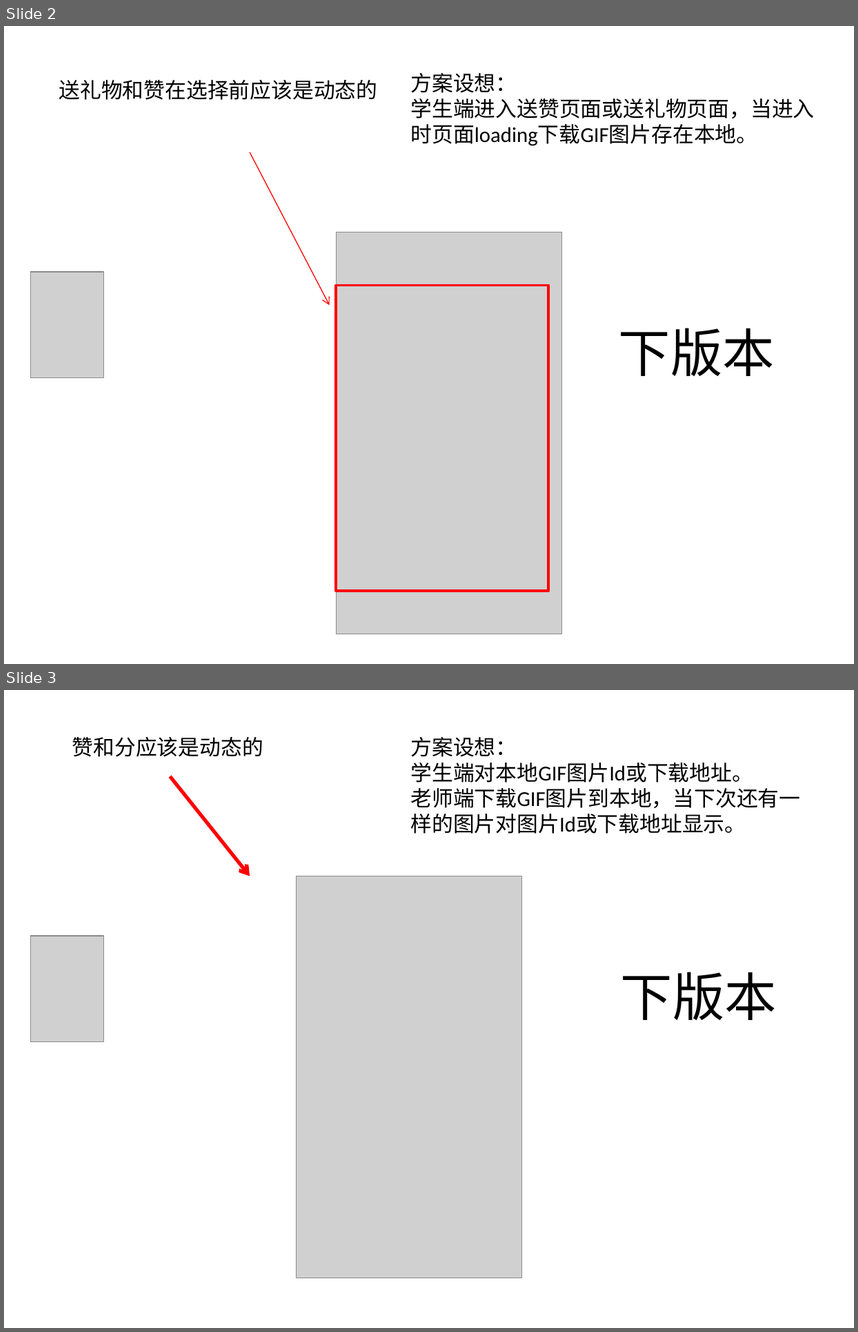
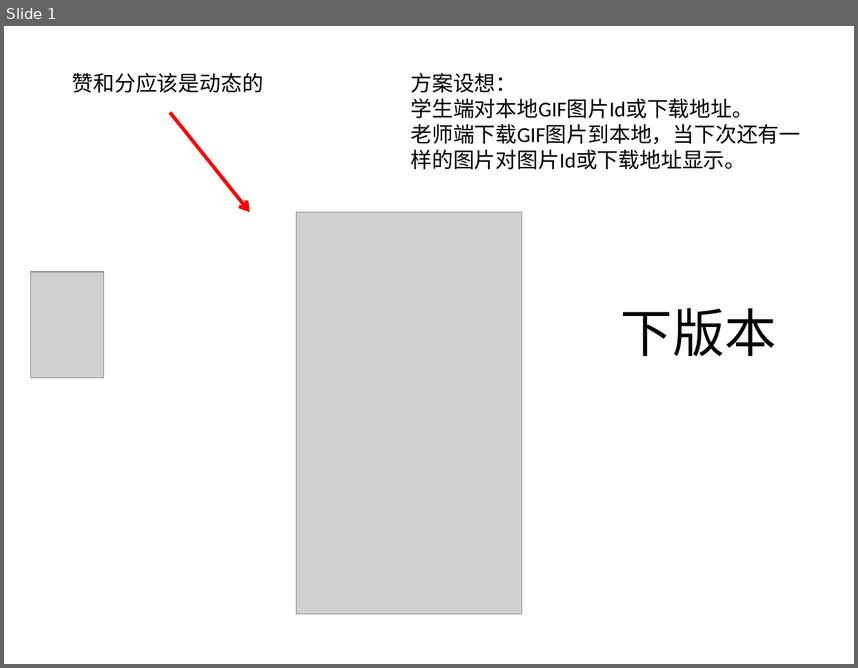
Before and after one commit to Nodeer/shike_new, a slide deck: Shike/doc/2014-11-12-小版本升级-01.pptx. Shown one above the other, each under a label of ours: slides 2 and 3 before the commit, slide 1 after it. The pictures are 858x1332 and 858x668 pixels, drawn with LibreOffice and Linux fonts; fonts in the diff are those of the drawing; grey boxes stand for pictures. Boxes give left, top, right and bottom in pixels: in the first picture for what was removed or moved away, otherwise in the second. Text is boxed around its words. In the diff, an @@ line names an element or a change of style, - is before the commit and + after.

```diff
--- a/Shike/doc/2014-11-12-小版本升级-01.pptx
+++ b/Shike/doc/2014-11-12-小版本升级-01.pptx
@@ slide 2 removed at (x1=4, y1=26, x2=854, y2=664), background #FFFFFF @@
@@ text removed at (x1=59, y1=80, x2=377, y2=100) @@
-送礼物和赞在选择前应该是动态的
@@ text removed at (x1=411, y1=73, x2=815, y2=146) @@
-方案设想：
-学生端进入送赞页面或送礼物页面，当进入时页面loading下载GIF图片存在本地。
@@ arrow removed from (250, 152) to (330, 305) @@
@@ picture removed at (x1=337, y1=232, x2=562, y2=633) @@
@@ picture removed at (x1=30, y1=272, x2=103, y2=377) @@
@@ rectangle removed at (x1=337, y1=285, x2=549, y2=590) @@
@@ title removed at (x1=619, y1=328, x2=775, y2=376) @@
-下版本
@@ what was slide 3 is now slide 1 @@
```
Also in this commit, not shown: 6 other slides removed, 18 other files.
